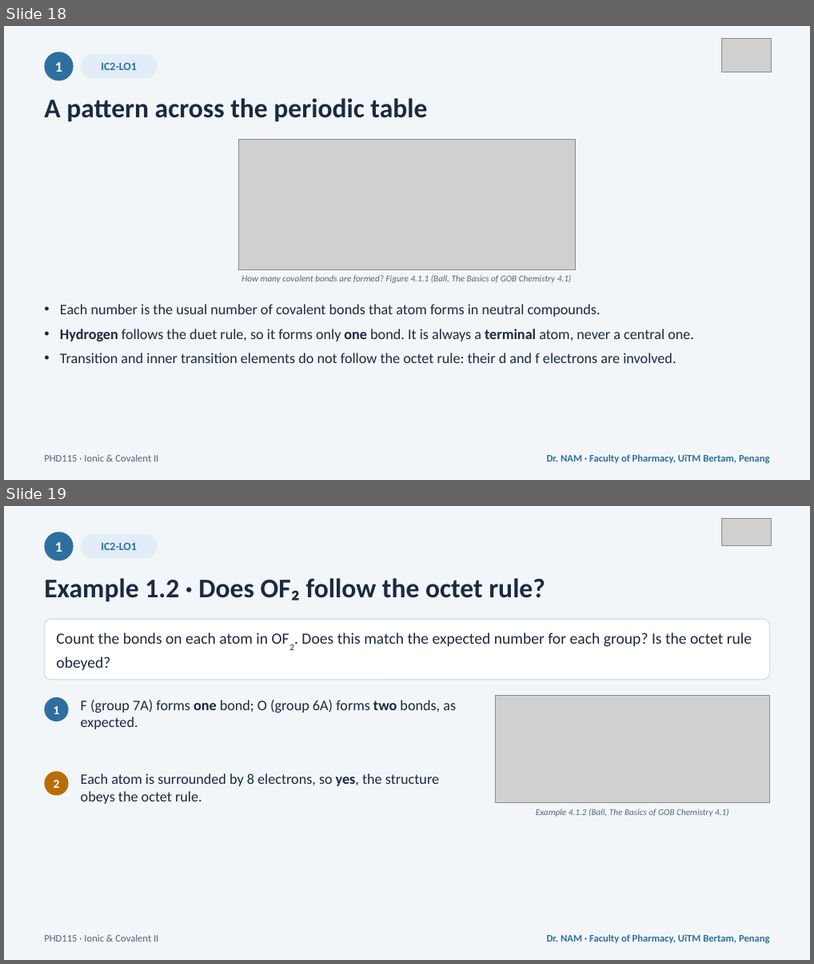
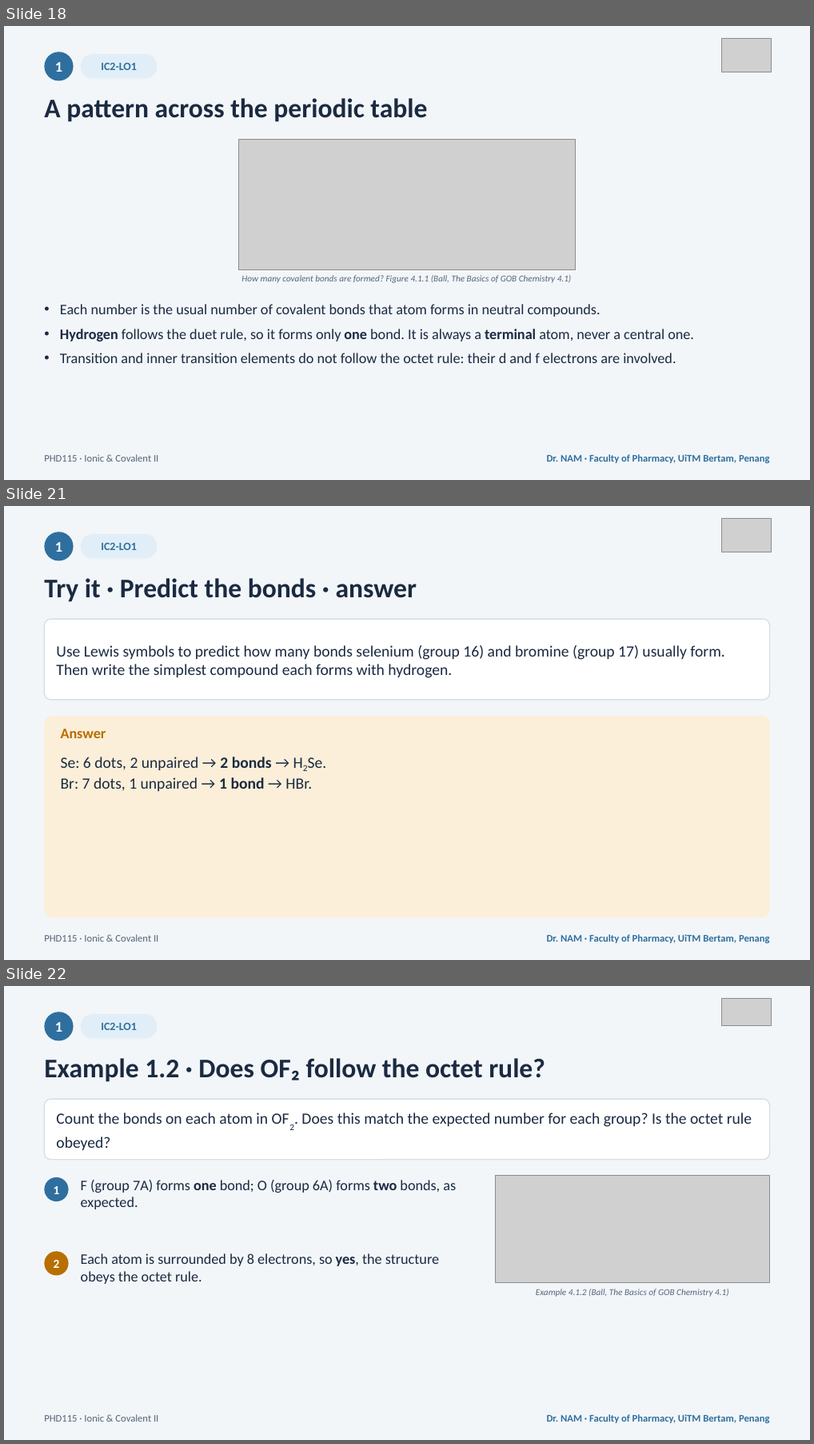
Before and after one commit to DrEnoun/phd115-nam, a slide deck: downloads/PHD115_IonicCovalent2_Slides.pptx. Shown one above the other, each under a label of ours: slides 18 and 19 before the commit, slides 18, 21 and 22 after it; the slides between them are not shown. The pictures are 814x964 and 814x1444 pixels, drawn with LibreOffice and Linux fonts; fonts in the diff are those of the drawing; grey boxes stand for pictures. Boxes give left, top, right and bottom in pixels: in the first picture for what was removed or moved away, otherwise in the second. Text is boxed around its words. In the diff, an @@ line names an element or a change of style, - is before the commit and + after.

```diff
--- a/downloads/PHD115_IonicCovalent2_Slides.pptx
+++ b/downloads/PHD115_IonicCovalent2_Slides.pptx
@@ slide 21 added at (x1=4, y1=506, x2=810, y2=960), background #F2F6F9 @@
@@ picture added at (x1=722, y1=518, x2=772, y2=552) @@
@@ ellipse added at (x1=44, y1=532, x2=74, y2=561), fill #2F6F9F @@
@@ text added at (x1=55, y1=542, x2=62, y2=552), 13 pt, text #FFFFFF, bold @@
+1
@@ rounded rectangle added at (x1=81, y1=534, x2=158, y2=559), fill #E1EEF7 @@
@@ text added at (x1=101, y1=543, x2=137, y2=550), 10 pt, text #2F6F9F, bold @@
+IC2-LO1
@@ text added at (x1=44, y1=578, x2=417, y2=602), 24 pt, text #1B2A41, bold @@
+Try it · Predict the bonds · answer
@@ rounded rectangle added at (x1=44, y1=619, x2=770, y2=700), fill #FFFFFF, outline #D7E0E8 1 pt @@
@@ text added at (x1=56, y1=645, x2=725, y2=678), 14 pt, text #1B2A41 @@
+Use Lewis symbols to predict how many bonds selenium (group 16) and bromine (group 17) usually form. Then write the simplest compound each forms with hydrogen.
@@ rounded rectangle added at (x1=44, y1=716, x2=770, y2=917), fill #FBEFD9 @@
@@ text added at (x1=61, y1=728, x2=106, y2=738), 13 pt, text #B86E00, bold @@
+Answer
@@ text added at (x1=61, y1=756, x2=312, y2=791), 14 pt, text #1B2A41 @@
+Se: 6 dots, 2 unpaired → 2 bonds → H2Se.
+Br: 7 dots, 1 unpaired → 1 bond → HBr.
@@ text added at (x1=44, y1=934, x2=158, y2=941), 9 pt, text #56657A @@
+PHD115 · Ionic & Covalent II
@@ text added at (x1=547, y1=934, x2=770, y2=943), 9 pt, text #2F6F9F, bold @@
+Dr. NAM · Faculty of Pharmacy, UiTM Bertam, Penang
@@ what was slide 19 is now slide 22 @@
```
Also in this commit, not shown: 1 slide changed, 3 other slides added, 1 other file.
